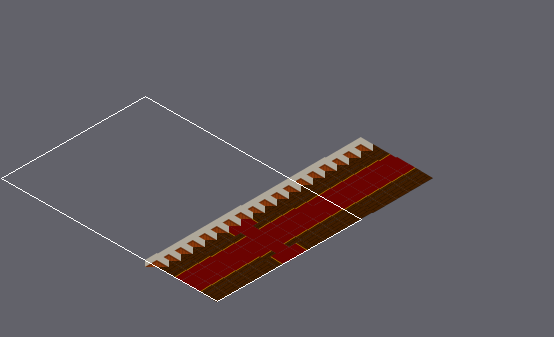
Tiled map -- assets/tiledscene/testmap2.tmx. Above, an overview of the earlier version with the close-up marked.
Close-up. As it was:
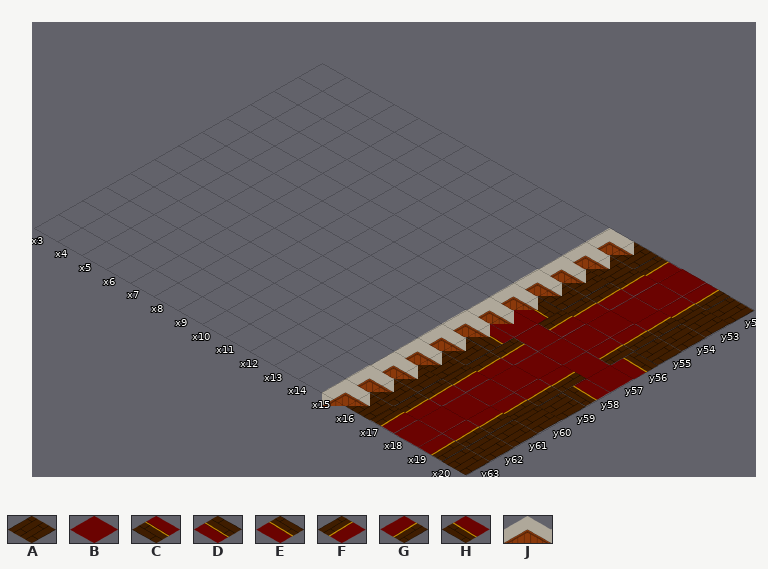
Cells are 182x104 px. Isometric: x runs down to the right, y down to the left. Shown: x 3..20, y 52..63. The commit also changed other parts of the map, which this record leaves out.
Key: from "floor": A 0 flipped left-right, B 1, C 2, D 2 turned 180, E 3, F 3 flipped left-right, G 3 flipped up-down, H 3 turned 180; from "wall": J 0.
_ is an empty cell.
Layer "floor" before, first column x 3:
52 _____________AFBGA
53 _____________AFBGA
54 _____________AFBGA
55 _____________AFBGA
56 _____________DFBGE
57 _____________BBBBB
58 _____________CFBGH
59 _____________AFBGA
60 _____________AFBGA
61 _____________AFBGA
62 _____________AFBGA
63 _____________AFBGA
Layer "wall" before, first column x 3:
52 ____________J_____
53 ____________J_____
54 ____________J_____
55 ____________J_____
56 ____________J_____
57 ____________J_____
58 ____________J_____
59 ____________J_____
60 ____________J_____
61 ____________J_____
62 ____________J_____
63 ____________J_____
And afterwards:
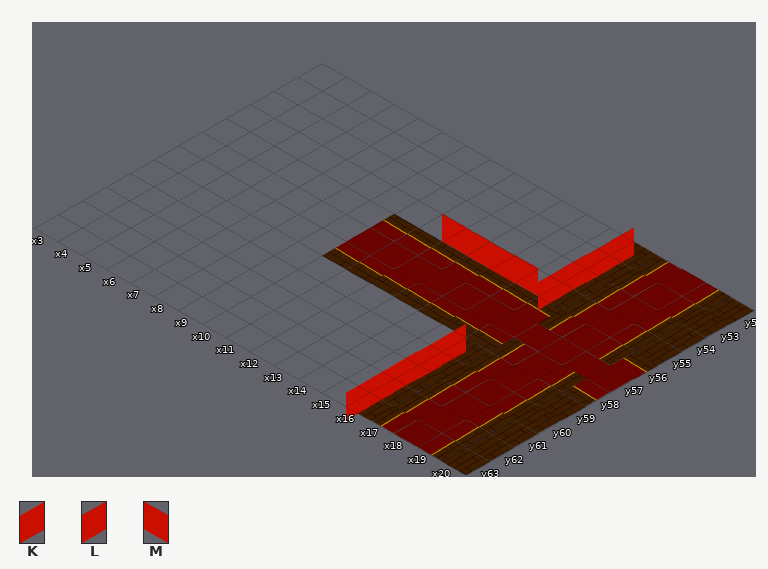
Further tiles: from "wall2": K 0 flipped left-right, L 0 flipped up-down, M 0 turned 180.
Change:
Layer "floor":
Tile B now appears in row 57 at x 10 to 15.
Tile C now appears in row 58 at x 10 to 15.
The author changed tile D to tile E in row 56 at x 16.
Tile E now appears in row 56 at x 10 to 15.
Layer "wall":
Tile K now appears in rows 59 to 63 at x 16.
Tile L now appears in rows 52 to 55 at x 16.
The author changed tile J to tile M in row 55 at x 15.
Tile M now appears in row 55 at x 12 to 14.
The author cleared tile J in rows 52 to 54 at x 15; in rows 56 to 63 at x 15.
Pixel boxes of the changes (left, top, right, bottom) in both close-ups:
changed: (322, 214, 634, 420)
